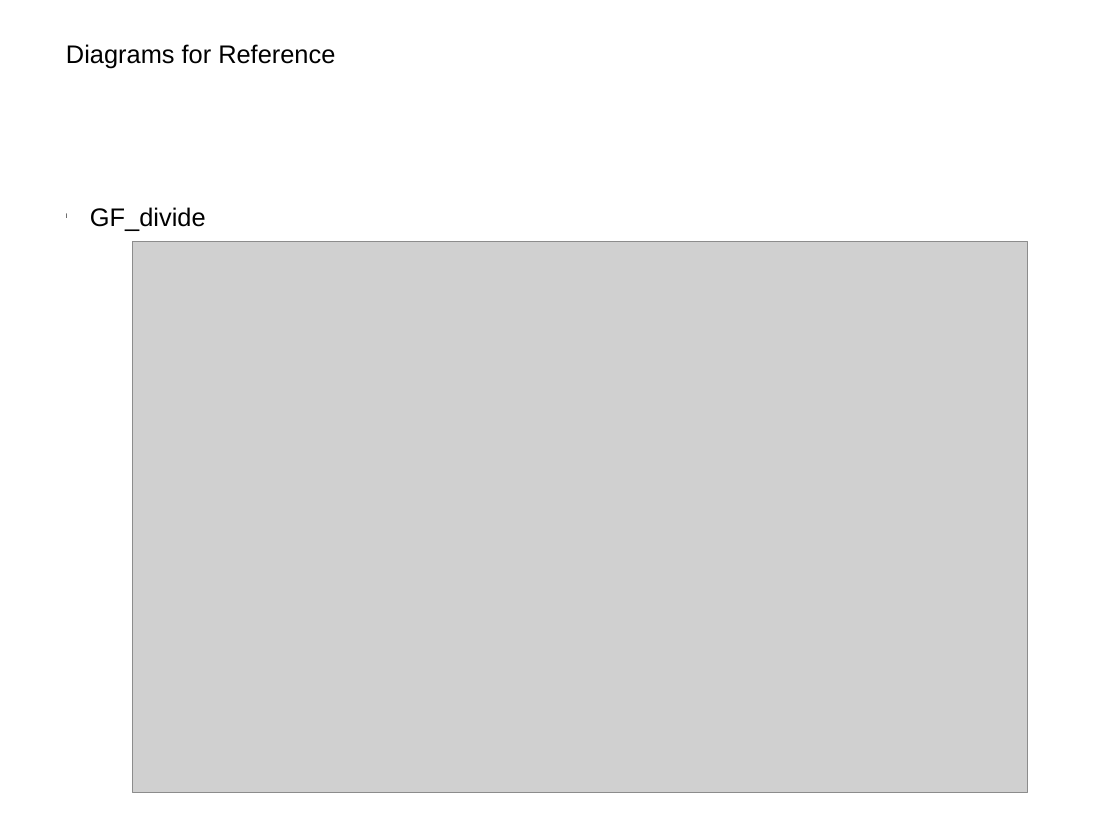
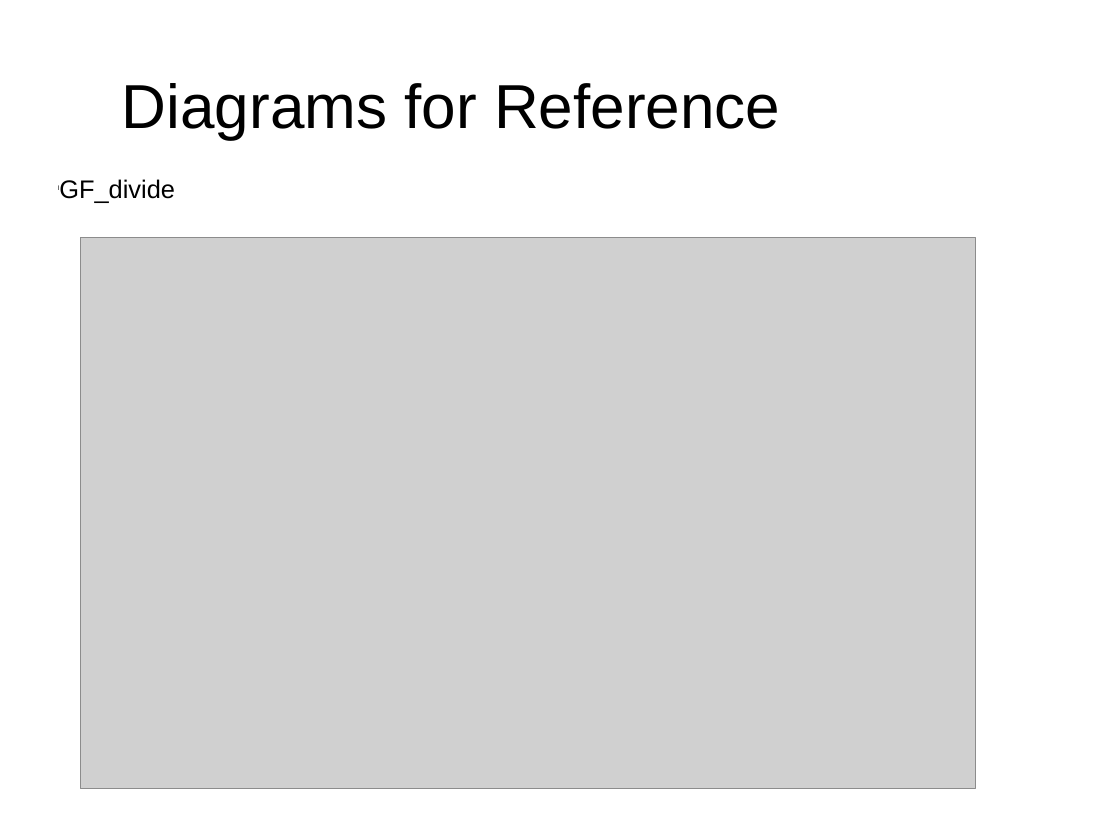
Before and after one commit to xzha/ECCDH3DES, a slide deck: slide 30 of docs/Final Presentation.pptx (slide 19 before the commit). Drawn at 1120x840 pixels with LibreOffice and Linux fonts; fonts in the diff are those of the drawing; grey boxes stand for pictures; background and template pictures are left out. Boxes give left, top, right and bottom in pixels: in the first picture for what was removed or moved away, otherwise in the second. Text is boxed around its words. In the diff, an @@ line names an element or a change of style, - is before the commit and + after.

```diff
--- a/docs/Final Presentation.pptx
+++ b/docs/Final Presentation.pptx
@@ text "Diagrams for Reference": place and size @@
-text "Diagrams for Reference" at (66, 44, 335, 69)
+text "Diagrams for Reference" at (122, 83, 780, 139)
@@ text "Diagrams for Reference" at (122, 83, 780, 139): size 18 to 44 pt @@
@@ text "GF_divide": place and size @@
-text "GF_divide" at (90, 207, 206, 231)
+text "GF_divide" at (59, 179, 175, 203)
@@ picture: place and size @@
-picture at (132, 242, 1028, 793)
+picture at (80, 238, 976, 789)
```
Also in this commit, not shown: 24 other slides changed, 17 slides added, 6 slides removed, 1 other file.
